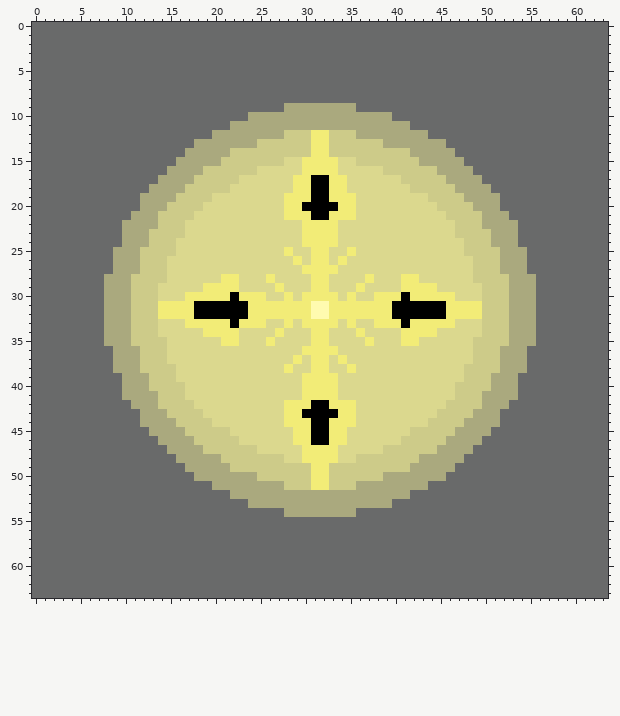
Pixel-art file, stored at assets/icons/abilities/abilityIcons.aseprite. That is the earlier state.
64x64 pixels, 1 frame. Colours within 5 levels of each other are drawn and written as one.
After the commit:
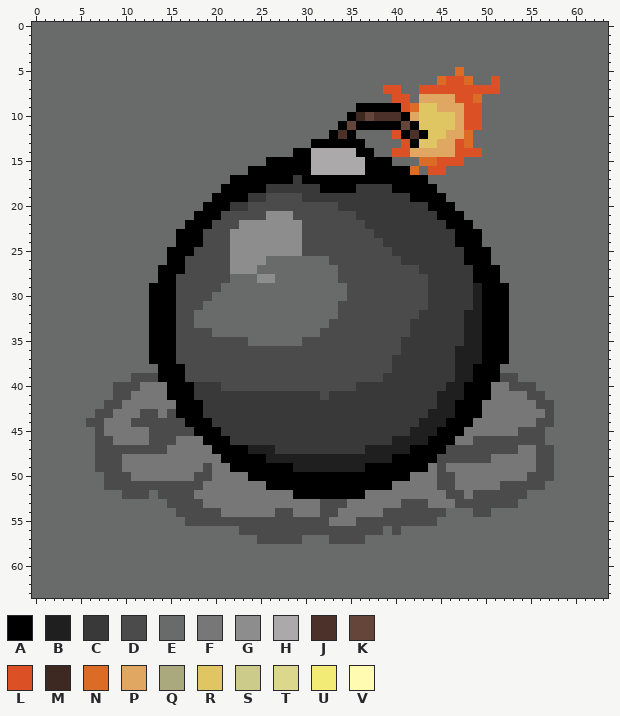
Palette (. is transparent): A #000000  B #1f1f1f  C #393939  D #4b4b4b  E #696a6a  F #777777  G #8d8d8d  H #aba9a9  J #4b3129  K #65443a  L #dc5025  M #3e2922  N #dc6c25  P #e0a763  Q #aaa97e  R #e0c563  S #cdcb89  T #dbd88e  U #f2ec77  V #fffbb0
The exact change:
layer "HolyAura" now hidden
layer "SmokeBomb" added
Changed rows in their new state; - is an unchanged pixel.
Layer "SmokeBomb":
first column x 6:
 5 -----------------------------------------N----------
 6 ---------------------------------------NLLN--L------
 7 ---------------------------------LL--LLLLLLLLL------
 8 ----------------------------------LL-PPPPLLN--------
 9 ----------------------EEEEEEEEAAAAALNRRPPPLL--------
10 ------------------EEEEEEEEEEEAMKJJJAPRRRRPLL--------
11 ----------------EEEEEEEEEEEEAKAAAAAKARRRRPLL--------
12 --------------EEEEEEEEEEEEEAJAEEEELAJARRPPN---------
13 ------------EEEEEEEEEEEEEAAAAAAEEEELARRPPLN---------
14 -----------EEEEEEEEEEEEAAHHHHHAAEELLPPPPPLLL--------
15 ----------EEEEEEEEEEAAAAAHHHHHHAAAEEENNLLL----------
16 ---------EEEEEEEEEAAAAAAAHHHHHHAAAAANELLEEE---------
17 --------EEEEEEEEAAAAAAACA--AAAAAAAAAAAEEEEEE--------
18 -------EEEEEEEEAAAAACCCCCC-AAACCCCAAAAAEEEEEE-------
19 ------EEEEEEEEAAAACCDDDDCCCCCCCCCCCCAAAAEEEEEE------
20 ------EEEEEEEAAACCDDDDDDDDDDCCCCCCCCCCAAAEEEEE------
21 -----EEEEEEEAAADDDDDGGGDDDDDDDCCCCCCCCCAAAEEEEE-----
22 ----EEEEEEEAAADDDGGGGGGGDDDDDDDCCCCCCCCCAAAEEEEE----
23 ----EEEEEEAAADDDGGGGGGGGDDDDDDDDCCCCCCCCCAAAEEEE----
24 ----EEEEEEAAADDDGGGGGGGGDDDDDDDDDCCCCCCCCAAAEEEE----
25 ---EEEEEEAAADDDDGGGGGGGGDDDDDDDDDDCCCCCCCCAAAEEEE---
26 ---EEEEEEAADDDDDGGGGEEEEEEEDDDDDDDDCCCCCCCAAAEEEE---
27 ---EEEEEAAADDDDDGGGEEEEEEEEEDDDDDDDDDCCCCCCAAAEEE---
28 --EEEEEEAADDDDDDEEEGGEEEEEEEDDDDDDDDDDCCCCCAAAEEEE--
29 --EEEEEAAADDDDDEEEEEEEEEEEEEEDDDDDDDDDCCCCCBAAAEEE--
30 --EEEEEAAADDDDEEEEEEEEEEEEEEEDDDDDDDDDCCCCCBAAAEEE--
31 --EEEEEAAADDDEEEEEEEEEEEEEEEDDDDDDDDDDCCCCCBAAAEEE--
32 --EEEEEAAADDEEEEEEEEEEEEEEEEDDDDDDDDDCCCCCBBAAAEEE--
33 --EEEEEAAADDEEEEEEEEEEEEEEEDDDDDDDDDCCCCCCBBAAAEEE--
34 --EEEEEAAADDDDEEEEEEEEEEEEDDDDDDDDDDCCCCCCBBAAAEEE--
35 --EEEEEAAADDDDDDDDEEEEEEDDDDDDDDDDDCCCCCCCBBAAAEEE--
36 ---EEEEAAADDDDDDDDDDDDDDDDDDDDDDDDDCCCCCCBBBAAAEE---
37 ---EEEEAAADDDDDDDDDDDDDDDDDDDDDDDDCCCCCCCBBBAAAEE---
38 ---EEEEEAAADDDDDDDDDDDDDDDDDDDDDDDCCCCCCCBBAAAEEE---
39 ----EDDDAAADDDDDDDDDDDDDDDDDDDDDDCCCCCCCCBBAAADD----
40 ---DDDFFFAAACCCDDDDDDDDDDDDDDDCCCCCCCCCCBBAAAFFDDD--
41 ---DDFFFFAAACCCCCCCCCCCCCCDCCCCCCCCCCCCBBBAAAFFFFDD-
42 --DDFFFFFFAAACCCCCCCCCCCCCCCCCCCCCCCCCCBBAAAFFFFFFDD
43 -DDFFFDDFDAAACCCCCCCCCCCCCCCCCCCCCCCCCBBBAAAFFFFFFFD
44 DDFFFDDDDDDAAACCCCCCCCCCCCCCCCCCCCCCCBBBAAAFFFFFFFDD
45 -DFFFFFDDDDDAAACCCCCCCCCCCCCCCCCCCCCBBBAAAFFFFFFDDD-
46 -DDFFFFDDDFFFAAACCCCCCCCCCCCCCCCCCBBBBAAAFFDDDDDDDD-
47 -DDDDDDDDFFFFFAAAABBBCCCCCCCCCCBBBBBAAAADDDDDDDDFFDD
48 -DDDFFFFFFFFFFFAAAAABBBBBBBBBBBBBBAAAAADDDDDDFFFFFDD
49 -DDDFFFFFFFFFDFFAAAAAAABBBBBBBBAAAAAAAFDFFFFFFFFFFDD
50 --DDDFFFFFFFDDFFFFAAAAAAAAAAAAAAAAAAFFFDDFFFFFFFFDDD
51 --DDDDDDDDDDDFFFFFFFAAAAAAAAAAAAAAFFFFFDDFFFFFDDDDD-
52 ----DDD-DDDDFFFFFFFFFFFAAAAAAAAFFFFFFFFFDDFDDDDDD---
53 ---------DDDDFFFFFFFFFFFFFDDDFFFFFFDDDFFFDDDDDDD----
54 ----------DDDDDFFFFFFDDFFFDDFFFFFDDDDDDD---DD-------
55 -----------DDDDDDDDDDDDDDDDFFFDDDDDDDDD-------------
56 -----------------DDDDDDDDDDDDDDDD-D-----------------
57 -------------------DDDDD---DDDD---------------------
Pixel boxes of the changes (left, top, right, bottom) in both pictures:
changed: (86, 67, 554, 544)
